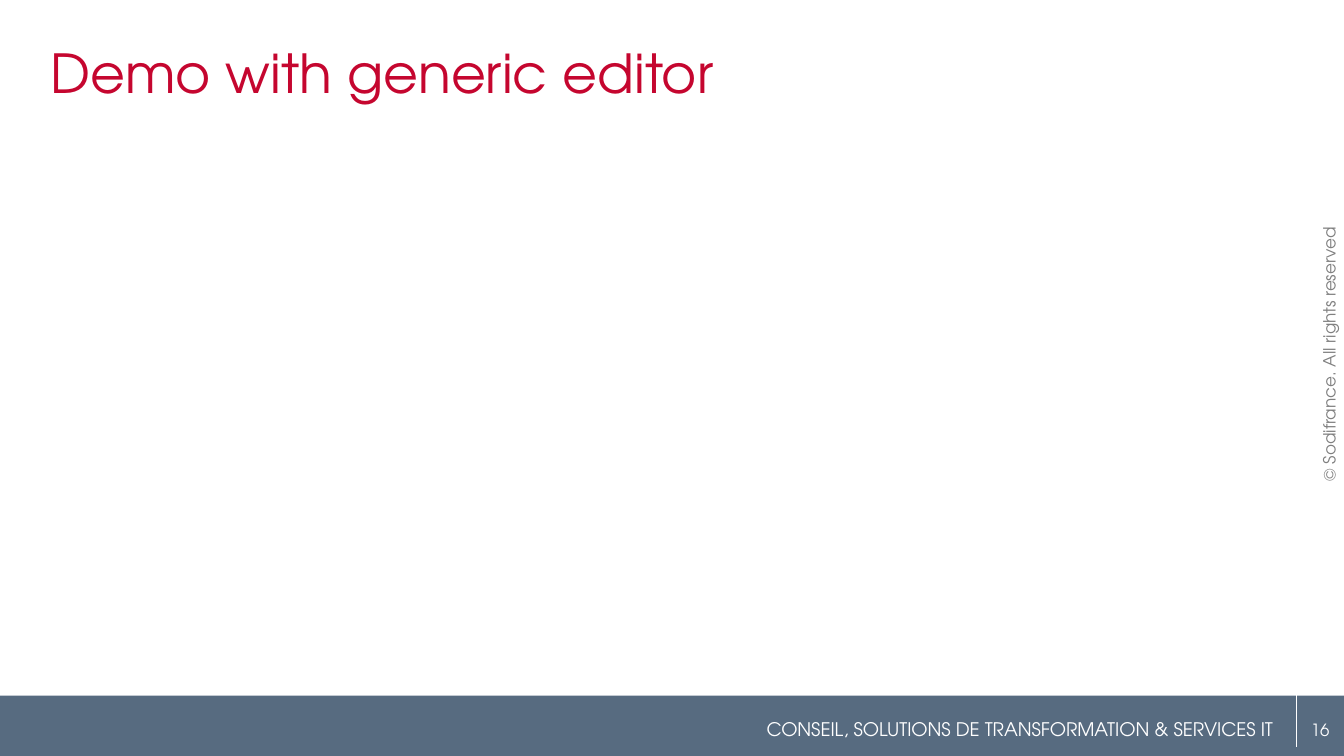
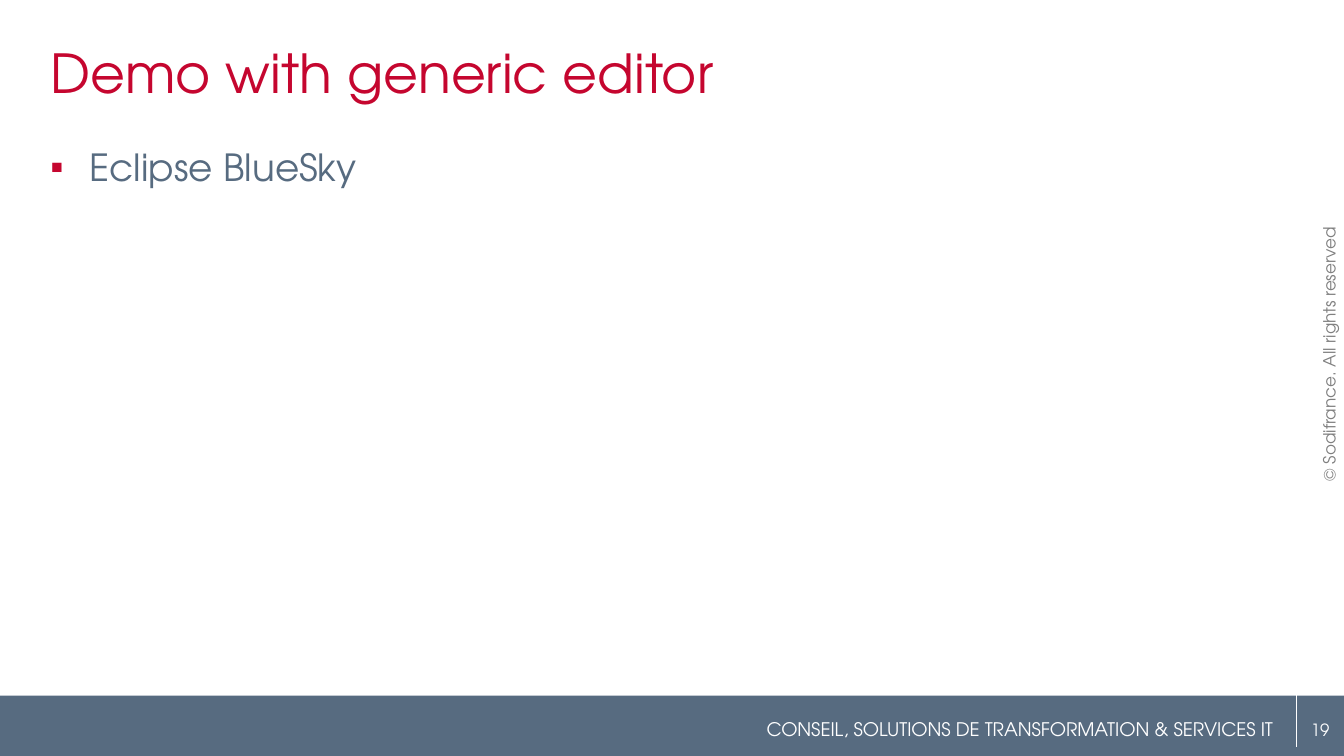
Before and after one commit to angelozerr/EclipseConFrance2018, a slide deck: slide 19 of EclipseConFrance2018_CodeMining.pptx (slide 16 before the commit). Drawn at 1344x756 pixels with LibreOffice and Linux fonts; fonts in the diff are those of the drawing; background and template pictures are left out. Boxes give left, top, right and bottom in pixels: in the first picture for what was removed or moved away, otherwise in the second. Text is boxed around its words. In the diff, an @@ line names an element or a change of style, - is before the commit and + after.

```diff
--- a/EclipseConFrance2018_CodeMining.pptx
+++ b/EclipseConFrance2018_CodeMining.pptx
@@ text added at bbox=[90, 153, 356, 188], 20 pt, text #576B80 @@
+▪ Eclipse BlueSky
@@ page number at bbox=[1311, 723, 1330, 736]: text changed @@
-16
+19
```
Also in this commit, not shown: 7 other slides changed, 3 slides added.
